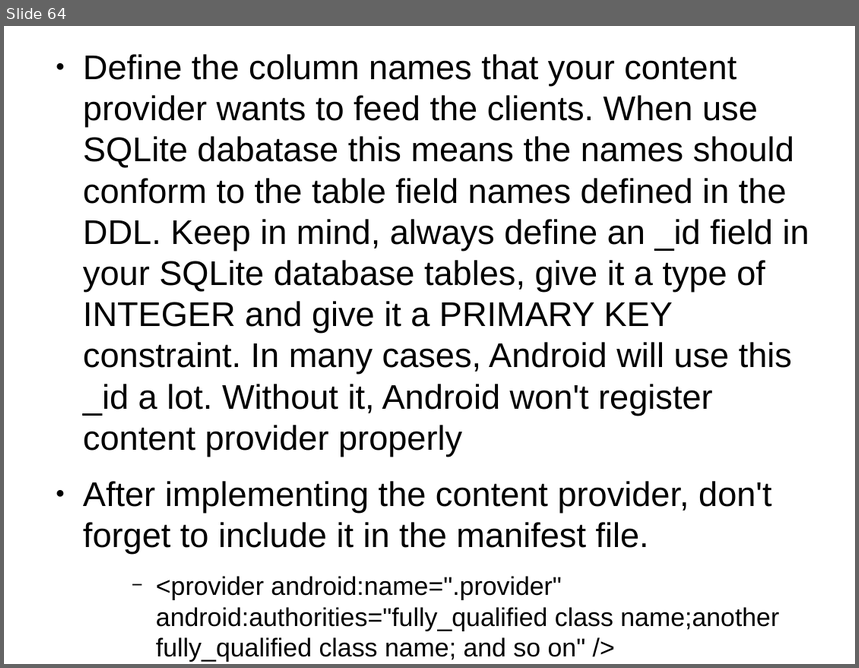
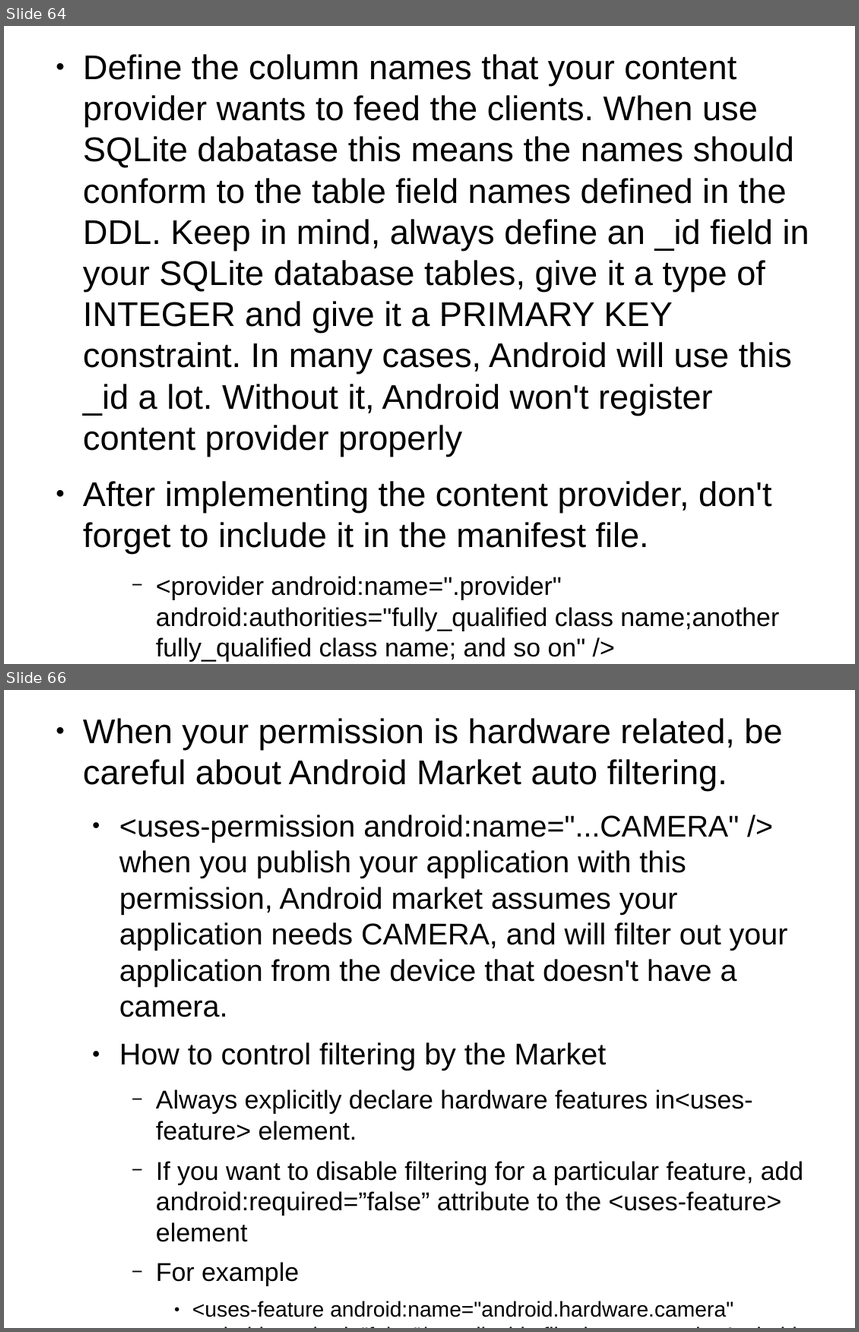
Before and after one commit to thegreatdao/testa, a slide deck: assets/android2.odp. Shown one above the other, each under a label of ours: slide 64 before the commit, slides 64 and 66 after it; the slides between them are not shown. The pictures are 859x668 and 859x1332 pixels, drawn with LibreOffice and Linux fonts; fonts in the diff are those of the drawing. Boxes give left, top, right and bottom in pixels: in the first picture for what was removed or moved away, otherwise in the second. Text is boxed around its words. In the diff, an @@ line names an element or a change of style, - is before the commit and + after.

```diff
--- a/assets/android2.odp
+++ b/assets/android2.odp
@@ slide 66 added at bbox=[4, 690, 855, 1328], background #FFFFFF @@
@@ text added at bbox=[83, 718, 804, 1318], 28 pt, text #000000 @@
+● When your permission is hardware related, be careful about Android Market auto filtering.
+  ● <uses-permission android:name="...CAMERA" />
+    when you publish your application with this permission, Android market assumes your application needs CAMERA, and will filter out your application from the device that doesn't have a camera.
+  ● How to control filtering by the Market
+    − Always explicitly declare hardware features in<uses-feature> element.
+    − If you want to disable filtering for a particular feature, add android:required=”false” attribute to the <uses-feature> element
+    − For example
+      ● <uses-feature android:name="android.hardware.camera" android:required=”false”/> to disable filtering camera by Android market
```
Also in this commit, not shown: 7 other slides added.
